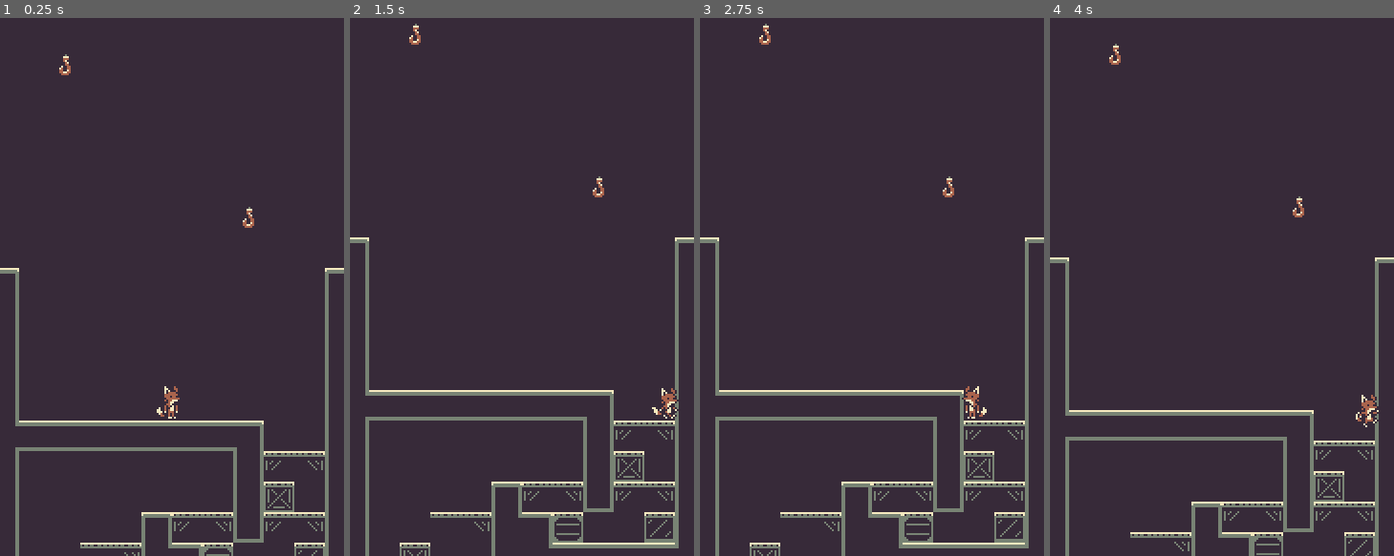
Above: before the commit, frames 1-4 (left to right).
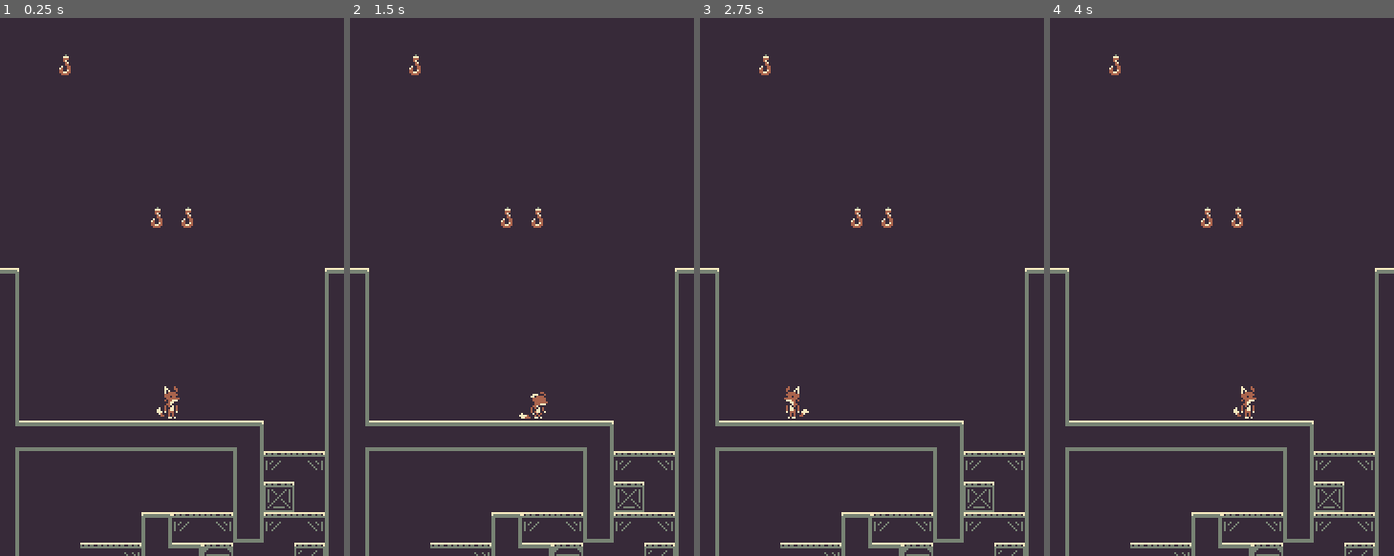
Above: after the commit, the same moments.

Repository: diego-escalante/GO2023-GrapplePack
Game: Godot game, scene res://world/world.tscn
The game is run twice, just before and just after one commit, with the same random seed, the same clock (stepped at 60 frames per second) and the same inputs.
Inputs (mouse positions are in pixels of both pictures, inside the frame that each line leads up to):
- Up to frame 1 (0.25 s): no input
- Up to frame 2 (1.5 s): tap Enter at 0.5 s; move the mouse to (597, 222) at 0.52 s; press the mouse at (597, 222) at 0.53 s; hold D (right) from 0.53 s (still down); tap W (jump) at 0.77 s; tap R at 0.8, 1.35 s; move the mouse to (453, 281) at 1.27 s; release the mouse at (453, 281) at 1.28 s
- Up to frame 3 (2.75 s): tap W (jump) at 1.52 s; click (803, 281) at 1.55 s; move the mouse to (906, 114) at 2.02 s; release D (right) at 2.03 s; press the mouse at (906, 114) at 2.03 s; hold A (left) from 2.03 s (still down); tap R at 2.3 s
- Up to frame 4 (4 s): move the mouse to (1204, 373) at 2.77 s; release A (left) at 2.78 s; release the mouse at (1204, 373) at 2.78 s; hold D (right) from 2.78 s (still down); tap R at 2.85, 3.8 s; tap W (jump) at 3.02, 3.77 s; click (1204, 373) at 3.05 s; move the mouse to (1325, 340) at 3.52 s; press the mouse at (1325, 340) at 3.53 s

The runs differ from the first frame. In frame 1, 0.2% of the frame differs, in the area x 43-74%, y 35-40%; in frame 2, 6.5%, in the area x 0-100%, y 1-100%; in frame 3, 6.5%; in frame 4, 6.1%.

Commit message:
Add game manager with debug keys

Diff:
--- /dev/null
+++ b/common/game_manager.gd
@@ -0,0 +1,23 @@
+extends Node
+
+func _unhandled_key_input(event: InputEvent) -> void:
+	var key_event := event as InputEventKey
+	if key_event.is_pressed():
+
+		# Debug commands
+		if OS.has_feature("debug"):
+			match key_event.keycode:
+				KEY_ESCAPE:
+					if OS.get_name() != "Web":
+						get_tree().quit()
+				KEY_R:
+					get_tree().reload_current_scene()
+
+		# Prod commands
+		else:
+			match key_event.keycode:
+				KEY_F11:
+					if DisplayServer.window_get_mode() == DisplayServer.WINDOW_MODE_WINDOWED:
+						DisplayServer.window_set_mode(DisplayServer.WINDOW_MODE_FULLSCREEN)
+					else:
+						DisplayServer.window_set_mode(DisplayServer.WINDOW_MODE_WINDOWED)
--- a/objects/grapple/grapple.gd
+++ b/objects/grapple/grapple.gd
@@ -135,5 +135,9 @@
 	return result.front().get("collider") as GrappleArea
 
 
+func is_hooked() -> bool:
+	return _state == State.HOOKED
+
+
 func get_direction() -> Vector2:
 	return global_position.direction_to(hook.global_position)
--- a/player/player.gd
+++ b/player/player.gd
@@ -10,6 +10,7 @@
 @export var _jump_min_height := 0.5
 @export var _fall_distance := 1.2
 @export var _terminal_velocity := 7.0
+@export var _grapple_base_pull_speed := 2.0
 
 @onready var _acceleration := (_run_speed / _time_to_run_speed) if _time_to_run_speed > 0 else -1.0
 @onready var _jump_speed := 2 * _jump_height * _run_speed / _jump_distance
@@ -24,6 +25,7 @@
 @onready var _coyote_timer := $CoyoteTimer as Timer
 @onready var _drop_timer := $DropTimer as Timer
 @onready var _sprite := $AnimatedSprite2D as AnimatedSprite2D
+@onready var _grapple := $Grapple as Grapple
 
 func _ready() -> void:
 	# Reset one-way platform collisions each time the _drop_timer finishes.
@@ -54,6 +56,14 @@
 		elif input.get("jump_released", false):
 			_current_gravity = _jump_min_gravity
 		velocity.y = min(velocity.y + _current_gravity * delta * GameConsts.PIXELS_PER_UNIT, _terminal_velocity * GameConsts.PIXELS_PER_UNIT)
+
+	# Grapple Physics.
+	if _grapple.is_hooked():
+		var grapple_velocity = _grapple.get_direction() * _grapple_base_pull_speed * GameConsts.PIXELS_PER_UNIT
+		grapple_velocity.y *= 0.55 if grapple_velocity.y > 0 else 1.65
+		if sign(grapple_velocity.x) != sign(input.get("h_axis")):
+			grapple_velocity.x *= 0.7
+		velocity += grapple_velocity
 
 	# Drop.
 	if input.get("down_held", false) and input.get("jump_pressed", false):
--- a/project.godot
+++ b/project.godot
@@ -18,6 +18,7 @@
 [autoload]
 
 GameConsts="*res://common/game_consts.gd"
+GameManager="*res://common/game_manager.gd"
 
 [display]
 
--- a/world/world.tscn
+++ b/world/world.tscn
@@ -1,27 +1,21 @@
-[gd_scene load_steps=5 format=3 uid="uid://dhpnel4052tqj"]
+[gd_scene load_steps=4 format=3 uid="uid://dhpnel4052tqj"]
 
 [ext_resource type="TileSet" uid="uid://cgl371nhk6ocg" path="res://world/tileset.tres" id="1_1mopq"]
 [ext_resource type="PackedScene" uid="uid://blwf38bh4id4k" path="res://player/player.tscn" id="2_6deeh"]
 [ext_resource type="Script" path="res://camera/shaking_camera_2d.gd" id="5_ygp26"]
 
-[sub_resource type="CircleShape2D" id="CircleShape2D_4m8pn"]
-radius = 160.0
-
 [node name="world" type="TileMap"]
 tile_set = ExtResource("1_1mopq")
 format = 2
-layer_0/tile_data = PackedInt32Array(65535, 655361, 0, 0, 65 …(2346 unchanged characters)… 524285, 2, 65536, -589821, 720897, 5, -1441790, 2, 65536, -1703940, 2, 65536, -2097151, 2, 65536, -2293763, 2, 65536, -2752511, 2, 65536, -3014659, 2, 65536)
+layer_0/tile_data = PackedInt32Array(65535, 655361, 0, 0, 65 …(2346 unchanged characters)… 524285, 2, 65536, -589821, 720897, 5, -1703940, 2, 65536, -2097151, 2, 65536, -2293763, 2, 65536, -2752511, 2, 65536, -3014659, 2, 65536, -1376257, 2, 65536, -1441792, 2, 65536)
 
 [node name="Player" parent="." instance=ExtResource("2_6deeh")]
 position = Vector2(0, -249)
+_terminal_velocity = 21.0
 
 [node name="RemoteTransform2D" type="RemoteTransform2D" parent="Player"]
 position = Vector2(0, -80)
 remote_path = NodePath("../../Camera")
-
-[node name="CollisionShape2D2" type="CollisionShape2D" parent="Player"]
-shape = SubResource("CircleShape2D_4m8pn")
-disabled = true
 
 [node name="Camera" type="Camera2D" parent="."]
 position = Vector2(0, -329)
